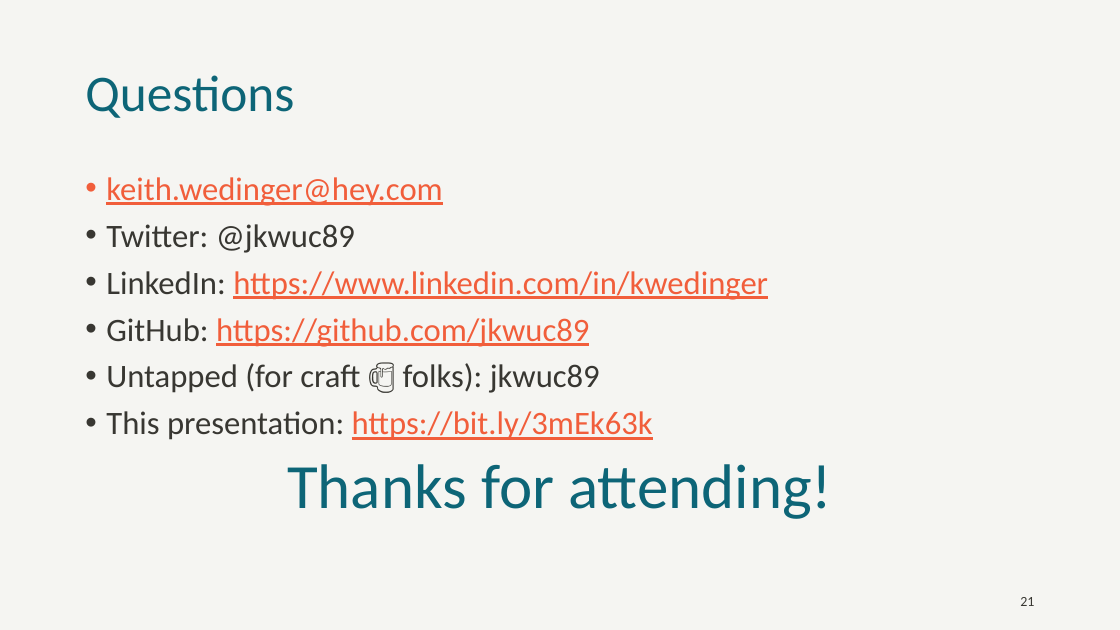
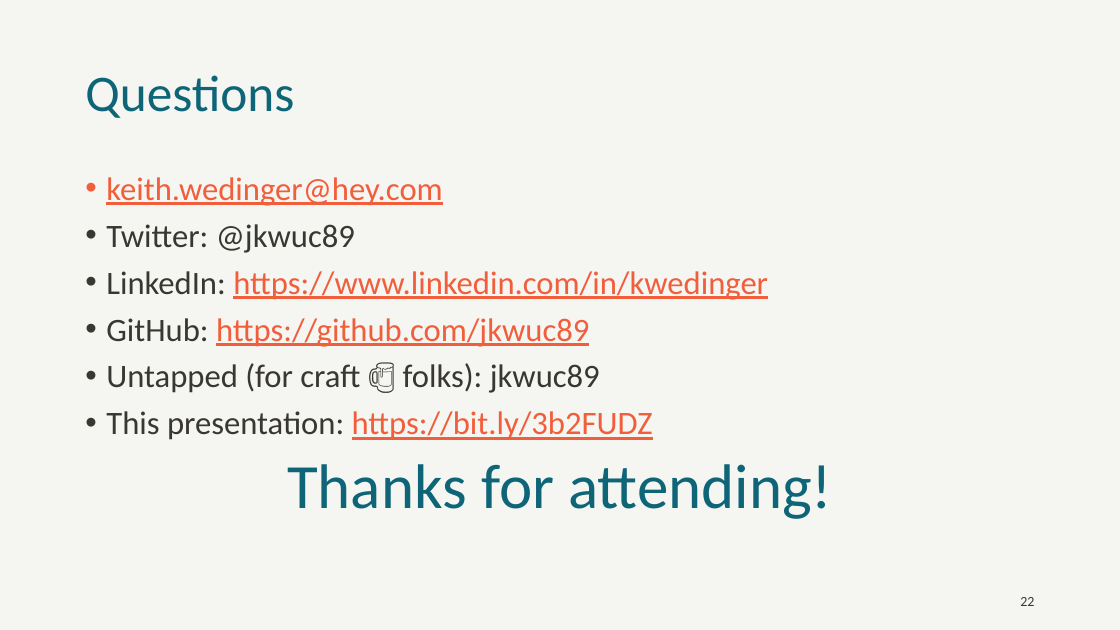
Before and after one commit to jkwuc89/Presentations, a slide deck: slide 22 of Senior Engineer Technical Track for Beer City Code.pptx (slide 21 before the commit). Drawn at 1120x630 pixels with LibreOffice and Linux fonts; fonts in the diff are those of the drawing; background and template pictures are left out. Boxes give left, top, right and bottom in pixels: in the first picture for what was removed or moved away, otherwise in the second. Text is boxed around its words. In the diff, an @@ line names an element or a change of style, - is before the commit and + after.

```diff
--- a/Senior Engineer Technical Track for Beer City Code.pptx
+++ b/Senior Engineer Technical Track for Beer City Code.pptx
@@ text at (106,411,653,440): text changed @@
-• This presentation: https://bit.ly/3mEk63k
+• This presentation: https://bit.ly/3b2FUDZ
@@ page number at (1020,597,1034,606): text changed @@
-21
+22
```
Also in this commit, not shown: 1 other slide changed, 1 slide added.
